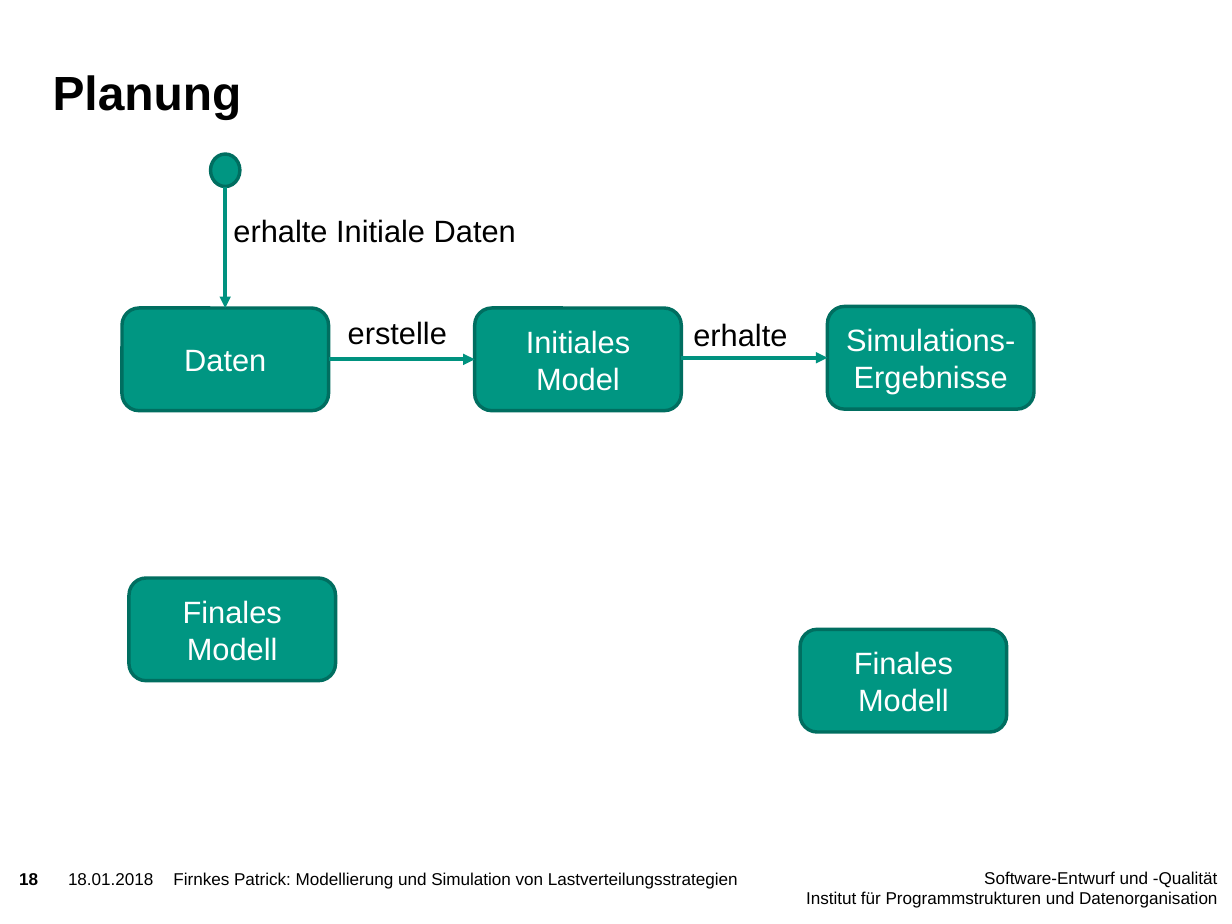
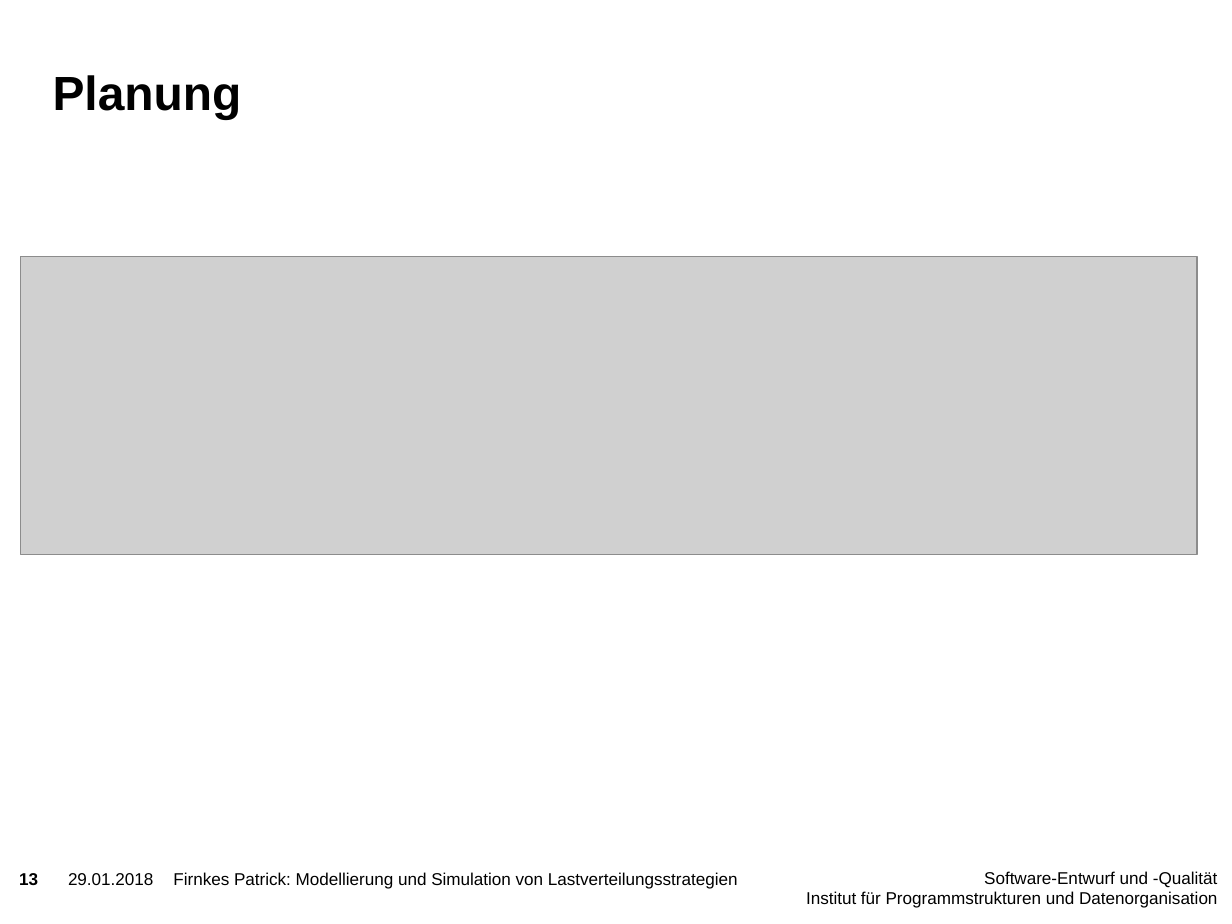
Before and after one commit to PatFirn/wlcg-loadbalancing, a slide deck: slide 13 of presentations/projekt-vorstellung.pptx (slide 18 before the commit). Drawn at 1232x924 pixels with LibreOffice and Linux fonts; fonts in the diff are those of the drawing; grey boxes stand for pictures; background and template pictures are left out. Boxes give left, top, right and bottom in pixels: in the first picture for what was removed or moved away, otherwise in the second. Text is boxed around its words. In the diff, an @@ line names an element or a change of style, - is before the commit and + after.

Commit message:
Update presentation

```diff
--- a/presentations/projekt-vorstellung.pptx
+++ b/presentations/projekt-vorstellung.pptx
@@ ellipse removed at (211, 154, 240, 186) @@
@@ arrow removed from (225, 186) to (225, 308) @@
@@ text removed at (233, 219, 516, 243) @@
-erhalte Initiale Daten
@@ picture added at (21, 256, 1198, 554) @@
@@ rounded rectangle removed at (122, 308, 329, 410) @@
-Daten
@@ text removed at (348, 321, 447, 345) @@
-erstelle
@@ rounded rectangle removed at (474, 308, 681, 410) @@
-Initiales Model
@@ text removed at (693, 323, 787, 347) @@
-erhalte
@@ rounded rectangle removed at (828, 307, 1035, 409) @@
-Simulations-Ergebnisse
@@ arrow removed from (681, 357) to (828, 357) @@
@@ arrow removed from (329, 360) to (474, 360) @@
@@ rounded rectangle removed at (129, 578, 336, 680) @@
-Finales Modell
@@ rounded rectangle removed at (800, 630, 1007, 732) @@
-Finales Modell
@@ page number at (19, 873, 38, 885): text changed @@
-18
+13
@@ text at (68, 873, 153, 885): text changed @@
-18.01.2018
+29.01.2018
```
Also in this commit, not shown: 17 other slides changed.
